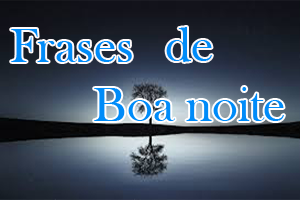
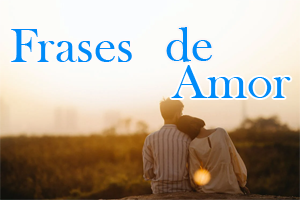
Before/after of a 300 x 200 layered artwork. What changed in the layer stack:
renamed "Boa noite" to "Amor", painted on it over [94, 65, 291, 121]
renamed "Layer 2" to "Layer 3", painted on it over [0, 0, 300, 200]
